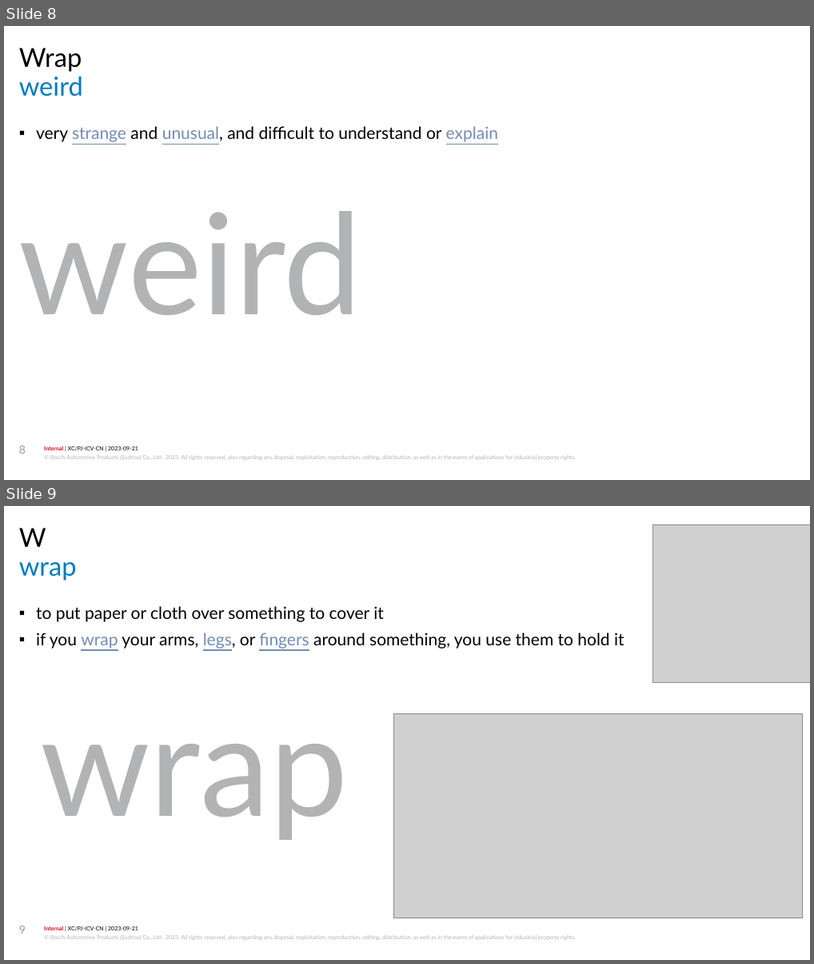
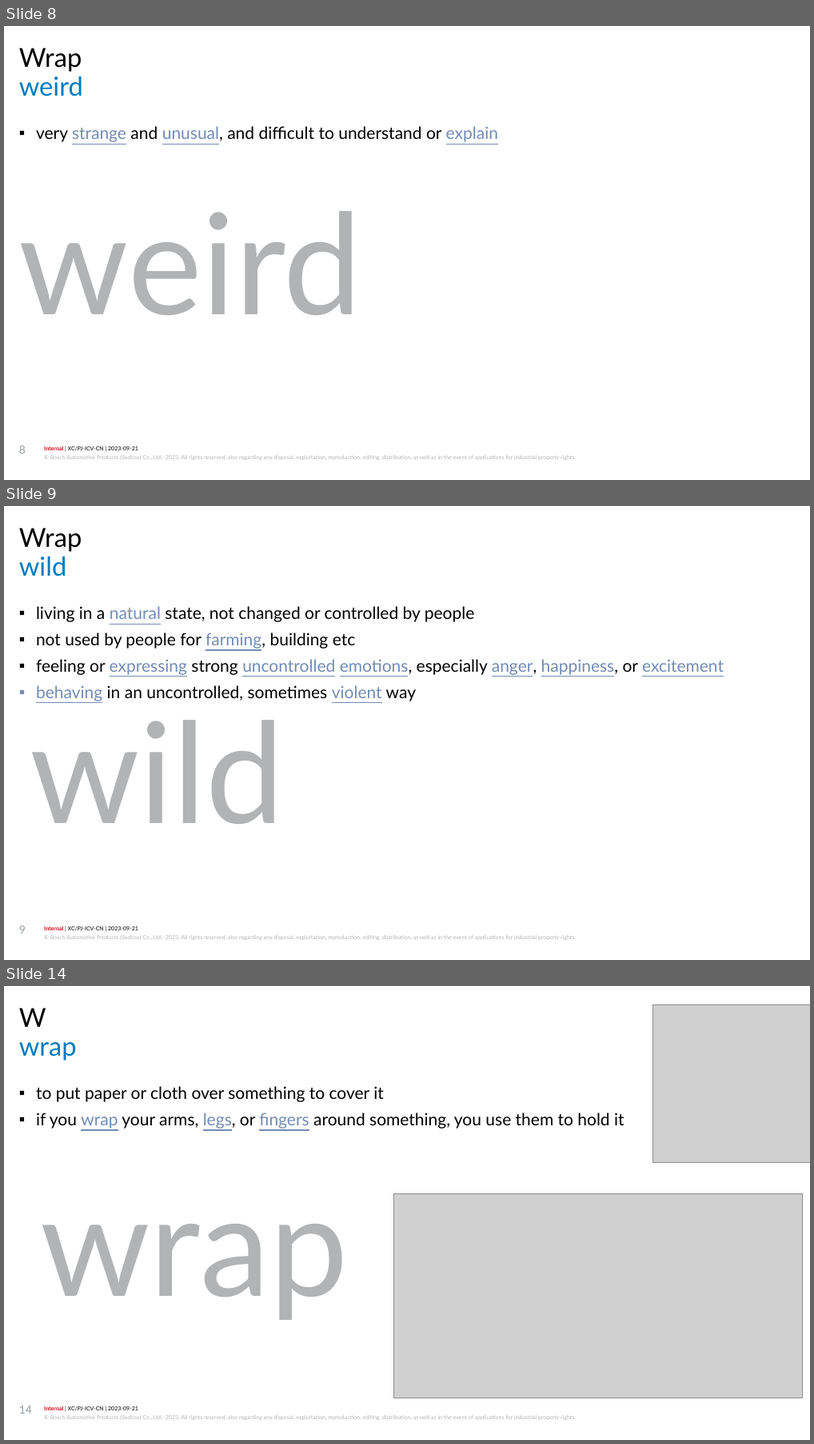
Before and after one commit to jiangyigithub/atomic-habit, a slide deck: longman 3000.pptx. Shown one above the other, each under a label of ours: slides 8 and 9 before the commit, slides 8, 9 and 14 after it; the slides between them are not shown. The pictures are 814x964 and 814x1444 pixels, drawn with LibreOffice and Linux fonts; fonts in the diff are those of the drawing; grey boxes stand for pictures; background and template pictures are left out. Boxes give left, top, right and bottom in pixels: in the first picture for what was removed or moved away, otherwise in the second. Text is boxed around its words. In the diff, an @@ line names an element or a change of style, - is before the commit and + after.

```diff
--- a/longman 3000.pptx
+++ b/longman 3000.pptx
@@ slide 9 added at bbox=[4, 506, 810, 960], background #FFFFFF; not listed: 2 template elements that a slide beside it also shows @@
@@ text added at bbox=[19, 528, 82, 552], 28 pt, text #000000 @@
+Wrap
@@ title added at bbox=[19, 556, 66, 576], 28 pt, text #007BC0 @@
+wild
@@ text added at bbox=[36, 606, 724, 701], 18 pt, text #000000 @@
+▪ living in a natural state, not changed or controlled by people
+▪ not used by people for farming, building etc
+▪ feeling or expressing strong uncontrolled emotions, especially anger, happiness, or excitement
+▪ behaving in an uncontrolled, sometimes violent way
@@ text added at bbox=[30, 702, 285, 824], 150 pt, text #B2B3B5 @@
+wild
@@ page number added at bbox=[19, 925, 26, 933], 12 pt, text #999FA6 @@
+9
@@ what was slide 9 is now slide 14 @@
@@ page number at bbox=[19, 1405, 32, 1413]: text changed @@
-9
+14
```
Also in this commit, not shown: 2 slides changed, 7 other slides added.
